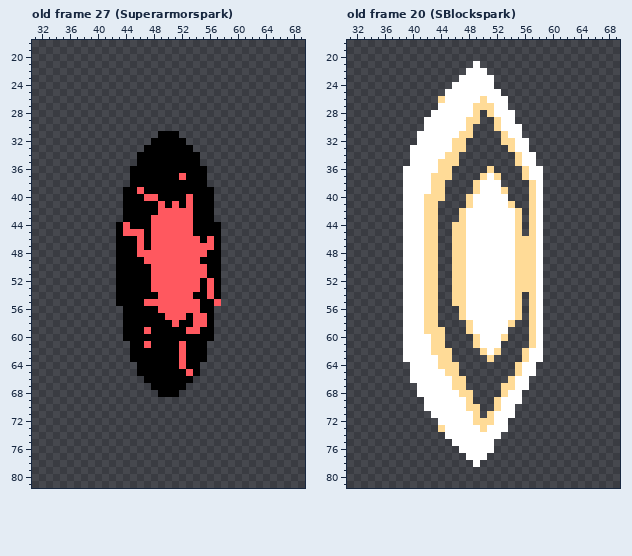
File history of a pixel-art file, Assets/Effects/Hitsparks/AsepriteFiles/Blocksparks.aseprite. The picture above is the old version.
100x100 pixels, 33 frames. Shown: old frame 27 (Superarmorspark): x 31..69, y 18..81; old frame 20 (SBlockspark): x 31..69, y 18..81. The commit also changed other frames, which this record leaves out.
The same view after the edit:
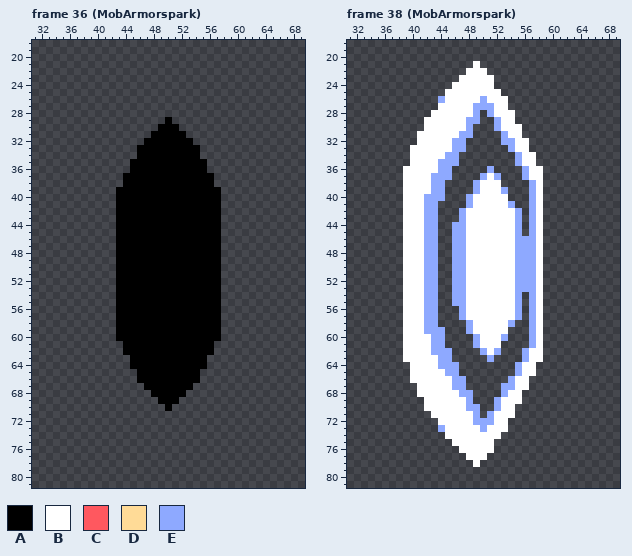
Palette (. is transparent): A #000000  B #ffffff  C #ff585f  D #ffdb97  E #8ea9ff
A new or re-ordered frame is compared with the old frame closest to it.
Edits made:
frames 33 -> 44
Frame 36 (MobArmorspark) is new; against old frame 27 (Superarmorspark), layer "Sprite":
Colour A now appears in row 29 at x 50; in row 30 at x 49 to 51; in row 31 at x 48 and 52; in row 32 at x 47 and 53; in row 33 at x 46 and 54; in row 35 at x 45 and 55.
Colour A now appears in rows 37 to 38 at x 44 and 56; in rows 39 to 43 at x 43 and 57; in rows 56 to 60 at x 43 and 57; in rows 61 to 62 at x 44 and 56; in row 64 at x 45 and 55; in row 66 at x 46 and 54.
Colour A now appears in row 67 at x 47 and 53; in row 68 at x 48 and 52; in row 69 at x 49 to 51; in row 70 at x 50.
The author changed colour C to colour A in row 37 at x 52; in row 39 at x 46; in row 40 at x 47 to 48 and 53; in row 41 at x 49, 51 and 53; in row 42 at x 49 to 53; in row 43 at x 48 to 53.
The author changed colour C to colour A in row 44 at x 44 and 48 to 53; in row 45 at x 44 to 46 and 48 to 53; in row 46 at x 46, 48 to 54 and 56; in row 47 at x 46 and 48 to 56; in row 48 at x 46 to 55; in row 49 at x 47 to 54.
The author changed colour C to colour A in rows 50 to 51 at x 48 to 55; in rows 52 to 53 at x 48 to 54 and 56; in row 54 at x 49 to 53 and 56; in row 55 at x 47 to 54 and 57; in row 56 at x 49 to 54; in row 57 at x 50 to 52 and 54 to 55.
The author changed colour C to colour A in row 58 at x 51 and 54 to 55; in row 59 at x 47 and 53 to 54; in row 61 at x 47 and 52; in rows 62 to 64 at x 52; in row 65 at x 53.
Frame 38 (MobArmorspark) is new; against old frame 20 (SBlockspark), layer "Sprite":
The author changed colour D to colour E in row 26 at x 44 and 50; in row 27 at x 49 to 51; in row 28 at x 49 and 51; in row 29 at x 48 to 49 and 52; in row 30 at x 48 and 52; in row 31 at x 47 to 48 and 53.
The author changed colour D to colour E in row 32 at x 46 to 47 and 53 to 54; in row 33 at x 46 to 47 and 54; in row 34 at x 45 to 46 and 55; in row 35 at x 44 to 46 and 55; in row 36 at x 44 to 45, 51 and 56; in row 37 at x 43 to 45, 50, 52 and 56.
The author changed colour D to colour E in row 38 at x 43 to 44, 49 and 57; in row 39 at x 43 to 44, 49, 53 and 57; in row 40 at x 42 to 44, 48 and 57; in row 41 at x 42 to 43, 48, 54 and 57; in rows 42 to 43 at x 42 to 43, 47, 55 and 57; in rows 44 to 45 at x 42 to 43, 46 to 47, 55 and 57.
The author changed colour D to colour E in rows 46 to 53 at x 42 to 43, 46 to 47 and 55 to 57; in rows 54 to 55 at x 42 to 43, 46 to 47, 55 and 57; in rows 56 to 57 at x 42 to 43, 47, 55 and 57; in row 58 at x 42 to 43, 48, 54 and 57; in row 59 at x 42 to 44, 48 and 57; in row 60 at x 43 to 44, 49, 53 and 57.
The author changed colour D to colour E in row 61 at x 43 to 44, 49 and 57; in row 62 at x 43 to 45, 50, 52 and 56; in row 63 at x 44 to 45, 51 and 56; in row 64 at x 44 to 46 and 55; in row 65 at x 45 to 46 and 55; in row 66 at x 46 to 47 and 54.
The author changed colour D to colour E in row 67 at x 46 to 47 and 53 to 54; in row 68 at x 47 to 48 and 53; in row 69 at x 48 and 52; in row 70 at x 48 to 49 and 52; in row 71 at x 49 and 51; in row 72 at x 49 to 51.
The author changed colour D to colour E in row 73 at x 44 and 50.
